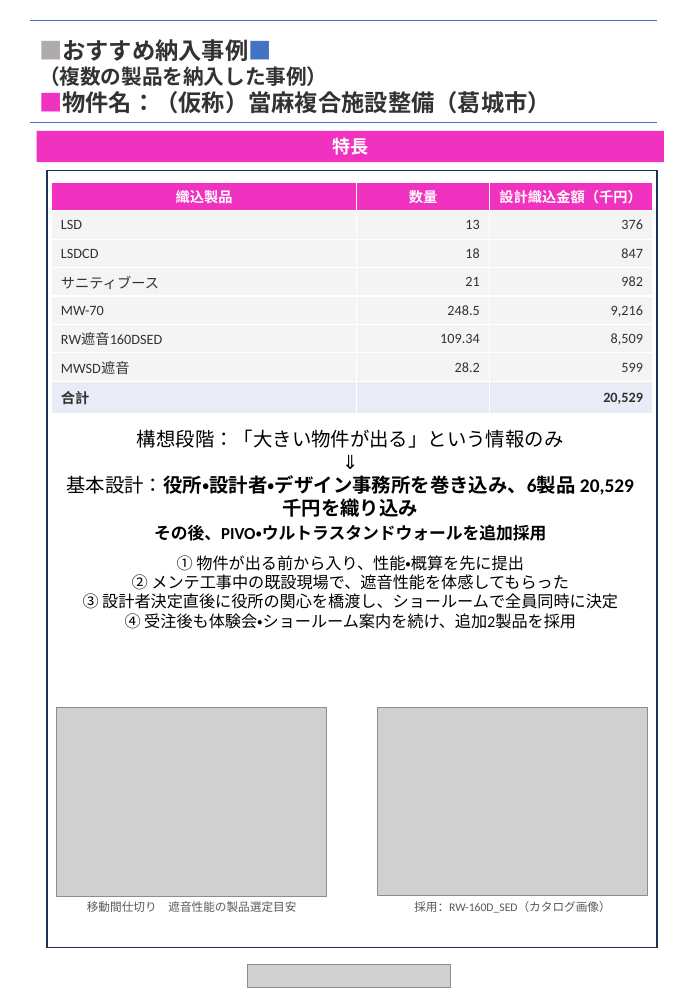
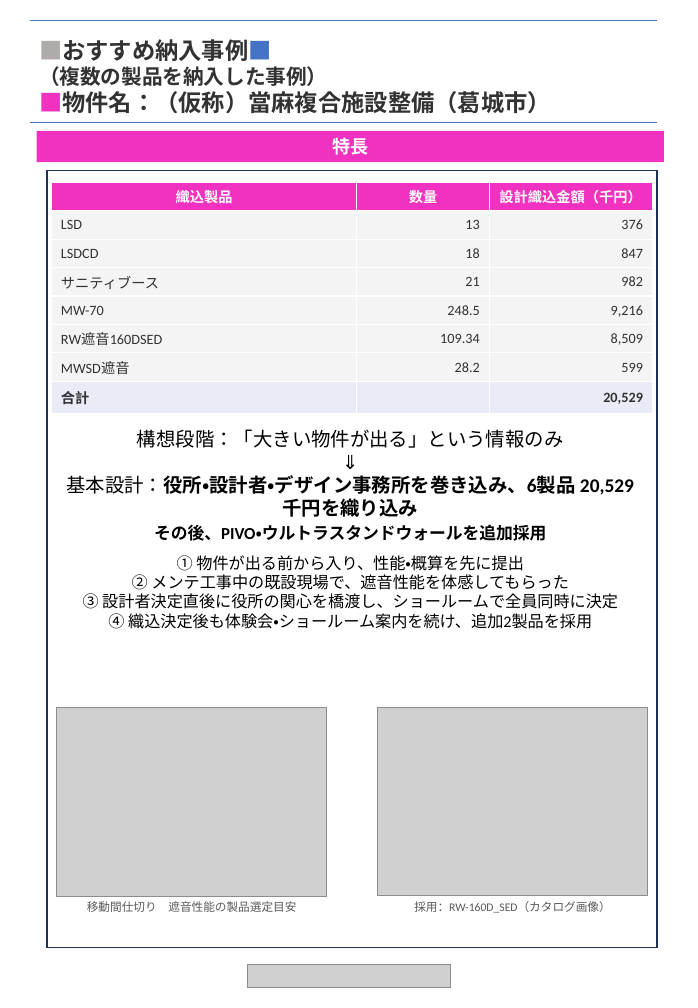
Before and after one commit to jonsonpanson114/test, a slide deck: slide 3 of nara_katsuragi_case.pptx. Drawn at 698x1008 pixels with LibreOffice and Linux fonts; fonts in the diff are those of the drawing; grey boxes stand for pictures. Boxes give left, top, right and bottom in pixels: in the first picture for what was removed or moved away, otherwise in the second. Text is boxed around its words. In the diff, an @@ line names an element or a change of style, - is before the commit and + after.

```diff
--- a/nara_katsuragi_case.pptx
+++ b/nara_katsuragi_case.pptx
@@ text at bbox=[108, 613, 592, 629]: text changed @@
-④ 受注後も体験会・ショールーム案内を続け、追加2製品を採用
+④ 織込決定後も体験会・ショールーム案内を続け、追加2製品を採用
```
Also in this commit, not shown: 1 other slide changed.
